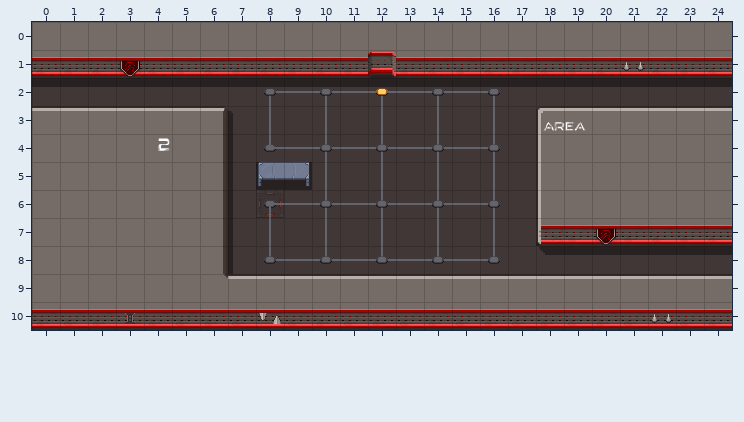
Level history. Tiled map: cocos/Code/assets/resources/map/map_3-1-N-2.tmx. Above, as it was before the edit.
Cells are 32x32 px. Shown: x 0..24, y 0..10. Layer "Tile Layer 7" is drawn 0,-25 px off the grid.
And afterwards:
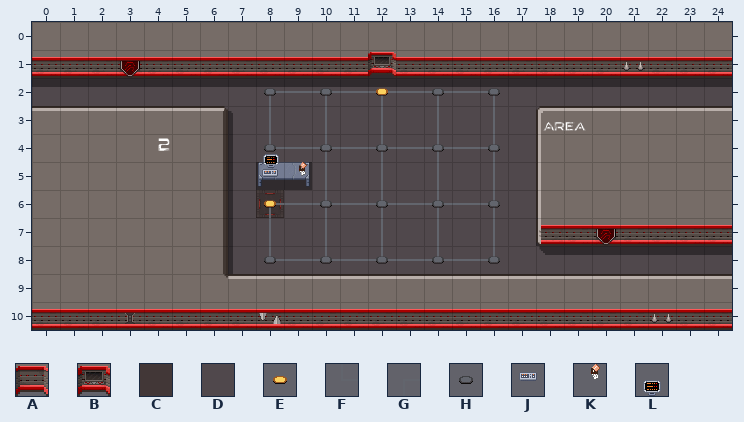
Key: from "alien_spaceship_tileset2": A 2, B 112, C 140, D 150, E 157, F 159, G 159 turned 90, H 167; from "scifi_items": J 51, K 62; from "scifi_items2": L 21.
_ is an empty cell, . an unchanged one.
Tiles of an added or newly shown layer are drawn over the layers below it.
The edit:
--- layer "floor"
@@ x 0..24 @@
- 1 ............C............
- 2 CCCCCCCCCCCCCCCCCCCCCCCCC
- 3 .......CCCCCCCCCCC.......
- 4 .......CCCCCCCCCCC.......
- 5 .......CCCCCCCCCCC.......
- 6 .......C.CCCCCCCCC.......
- 7 .......CCCCCCCCCCC.......
- 8 .......CCCCCCCCCCCCCCCCCC
+ 1 ............D............
+ 2 DDDDDDDDDDDDDDDDDDDDDDDDD
+ 3 .......DDDDDDDDDDD.......
+ 4 .......DDDDDDDDDDD.......
+ 5 .......DDDDDDDDDDD.......
+ 6 .......D.DDDDDDDDD.......
+ 7 .......DDDDDDDDDDD.......
+ 8 .......DDDDDDDDDDDDDDDDDD
--- layer "wall"
@@ x 12..12 @@
- 1 A
+ 1 B
--- layer "line"
@@ x 12..12 @@
- 1 A
+ 1 _
--- layer "point"
@@ x 8..8 @@
- 6 H
+ 6 E
--- layer "0p"
@@ x 8..8 @@
- 4 F
+ 4 _
@@ x 8..8 @@
- 6 G
+ 6 _
--- layer "Tile Layer 8" (added)
@@ x 8..9 @@
- 5 __
+ 5 JK
--- layer "Tile Layer 7" (added)
@@ x 8..8 @@
- 5 _
+ 5 L
Pixel boxes of the changes (left, top, right, bottom) in both pictures:
changed: (32, 52, 732, 274)
